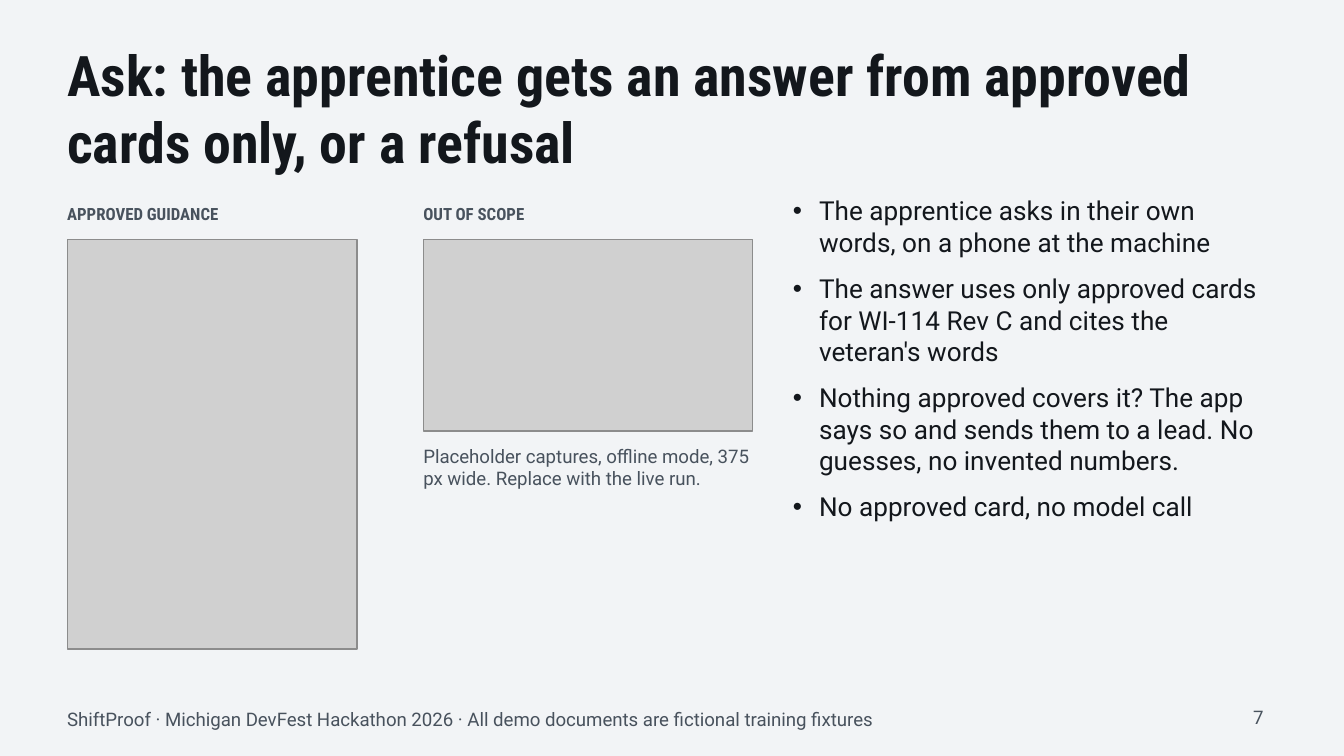
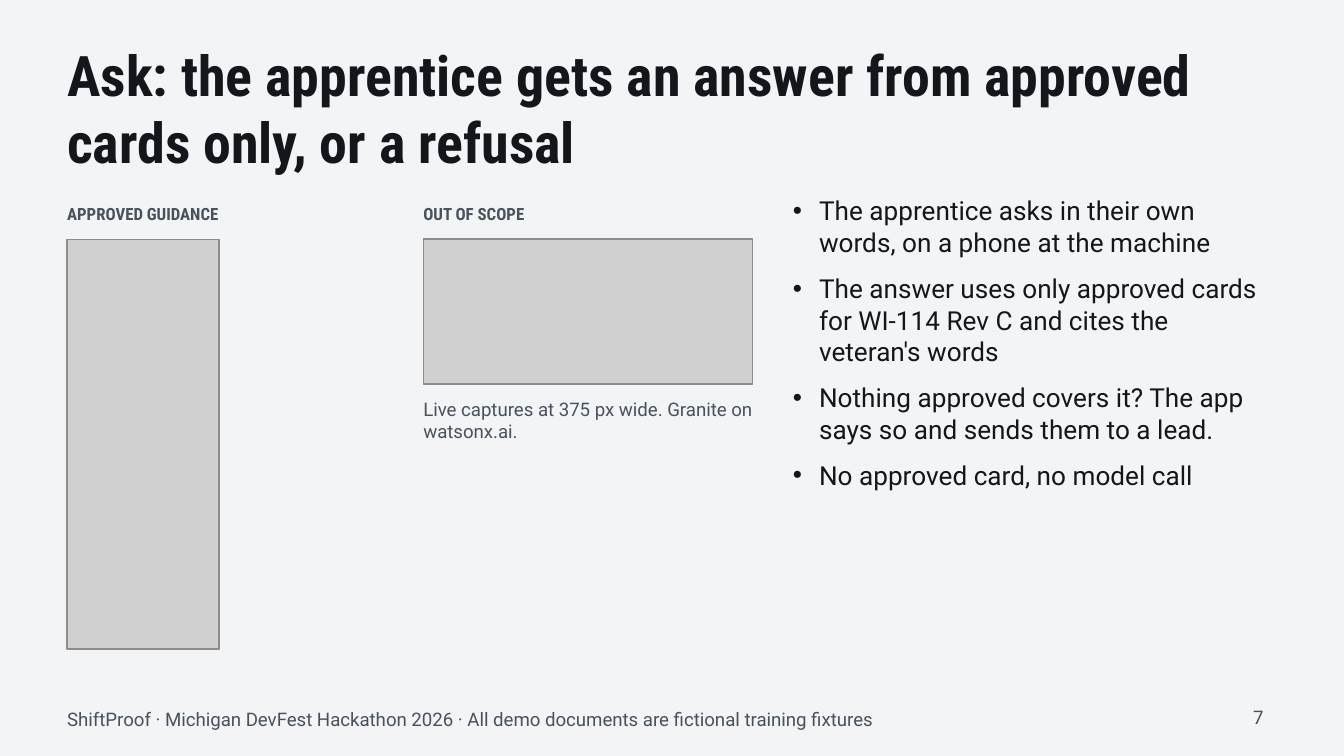
Before and after one commit to critesjosh/mi-devfest, a slide deck: slide 7 of docs/pitch/ShiftProof-pitch.pptx. Drawn at 1344x756 pixels with LibreOffice and Linux fonts; fonts in the diff are those of the drawing; grey boxes stand for pictures. Boxes give left, top, right and bottom in pixels: in the first picture for what was removed or moved away, otherwise in the second. Text is boxed around its words. In the diff, an @@ line names an element or a change of style, - is before the commit and + after.

```diff
--- a/docs/pitch/ShiftProof-pitch.pptx
+++ b/docs/pitch/ShiftProof-pitch.pptx
@@ picture: place and size @@
-picture at bbox=[67, 239, 358, 649]
+picture at bbox=[67, 239, 219, 649]
@@ picture: place and size @@
-picture at bbox=[423, 239, 753, 431]
+picture at bbox=[423, 239, 753, 384]
@@ text at bbox=[819, 387, 1244, 445]: text changed @@
-• Nothing approved covers it? The app says so and sends them to a lead. No guesses, no invented numbers.
+• Nothing approved covers it? The app says so and sends them to a lead.
@@ text at bbox=[423, 402, 752, 438]: text changed @@
-Placeholder captures, offline mode, 375 px wide. Replace with the live run.
+Live captures at 375 px wide. Granite on watsonx.ai.
```
Also in this commit, not shown: 5 other slides changed, 25 other files.
